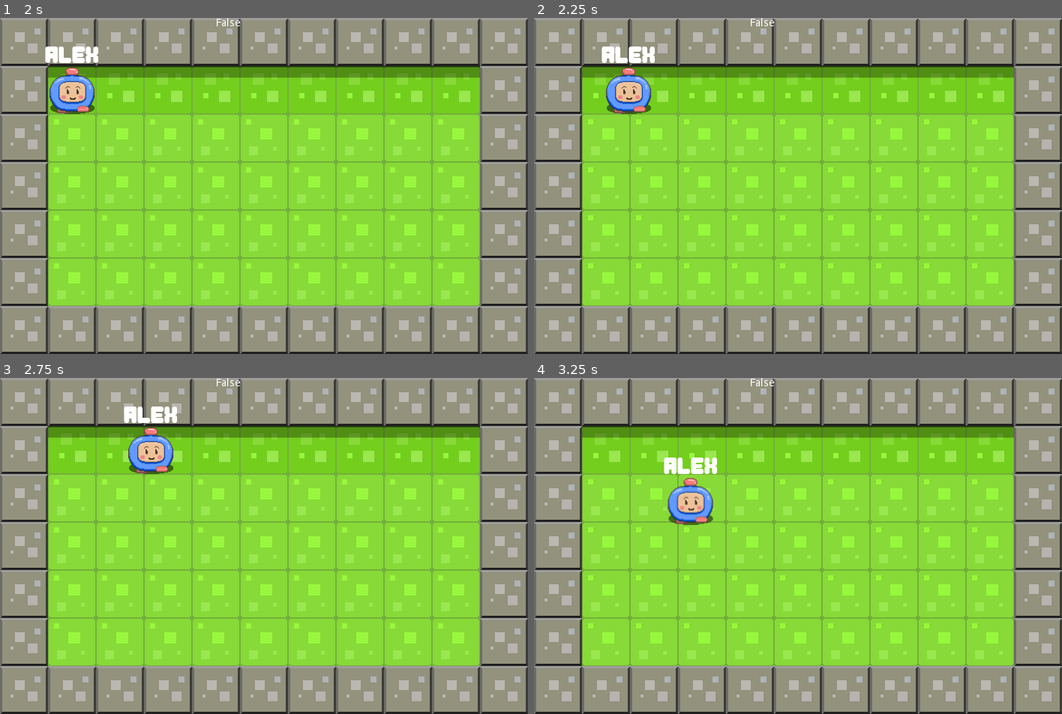
Above: before the commit, frames 1-4 (two rows, left to right).
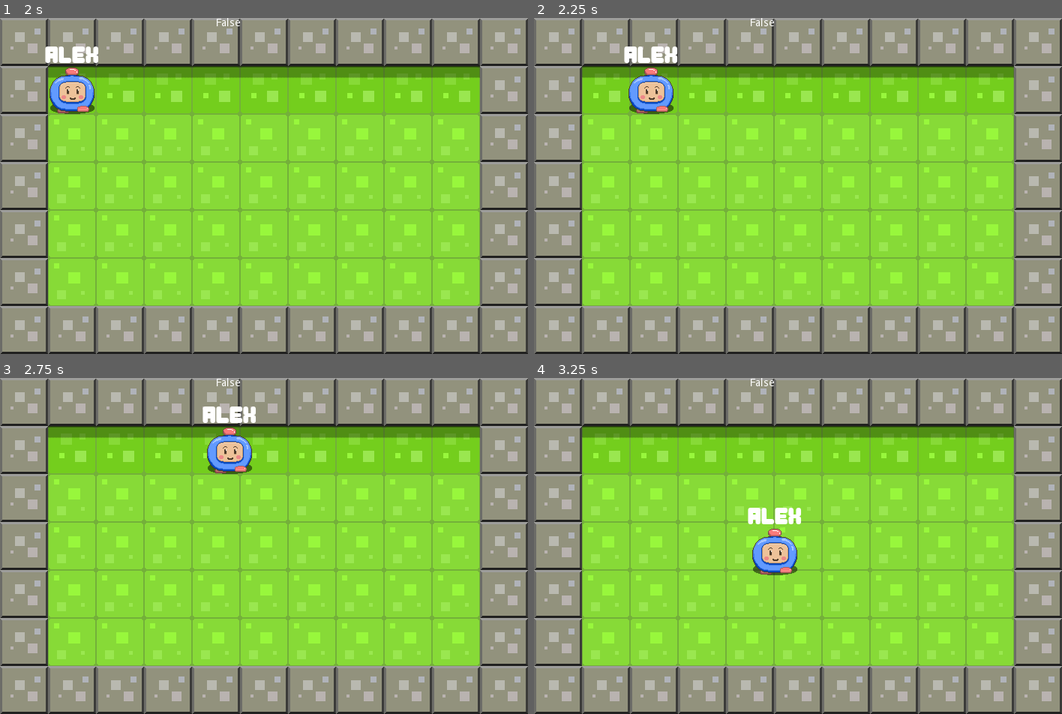
Above: after the commit, the same moments.

Repository: SoloCodeNet/simple_multi
Game: Godot game, scene res://prefabs/master_scene.tscn
Two runs of this game, one before a commit and one after it. Both use one fixed random seed, a clock stepped at 60 frames per second and the inputs below.
Inputs (mouse positions are in pixels of both pictures, inside the frame that each line leads up to):
- Up to frame 1 (2 s): click (264, 169) at 0.52 s; type "Alex" at 0.6 s; click "create host" at 1.25 s
- Up to frame 2 (2.25 s): tap Enter (ui_accept) at 2, 2.1 s; hold Right (ui_right) from 2.03 s (still down)
- Up to frame 3 (2.75 s): keep holding Right (ui_right); tap Enter (ui_accept) at 2.27, 2.57 s
- Up to frame 4 (3.25 s): release Right (ui_right) at 2.78 s; hold Down (ui_down) from 2.78 s (still down); tap Enter (ui_accept) at 2.85, 3.02 s

Frame 1 is identical in both runs. In frame 2, 1.9% of the frame differs, in the area x 12-28%, y 8-29%; in frame 3, 2.6%; in frame 4, 2.6%, in the area x 24-51%, y 23-59%.

Commit message:
first stage bomb

Diff:
--- /dev/null
+++ b/prefabs/bomb.tscn
@@ -0,0 +1,46 @@
+[gd_scene load_steps=9 format=2]
+
+[ext_resource path="res://assets/spritesheet_modif.png" type="Texture" id=1]
+[ext_resource path="res://scripts/bomb.gd" type="Script" id=2]
+
+[sub_resource type="AtlasTexture" id=1]
+atlas = ExtResource( 1 )
+region = Rect2( 0, 64, 64, 64 )
+
+[sub_resource type="AtlasTexture" id=2]
+atlas = ExtResource( 1 )
+region = Rect2( 64, 64, 64, 64 )
+
+[sub_resource type="AtlasTexture" id=3]
+atlas = ExtResource( 1 )
+region = Rect2( 128, 64, 64, 64 )
+
+[sub_resource type="AtlasTexture" id=4]
+atlas = ExtResource( 1 )
+region = Rect2( 192, 64, 64, 64 )
+
+[sub_resource type="SpriteFrames" id=5]
+animations = [ {
+"frames": [ SubResource( 1 ), SubResource( 2 ), SubResource( 3 ), SubResource( 4 ) ],
+"loop": true,
+"name": "default",
+"speed": 15.0
+} ]
+
+[sub_resource type="CircleShape2D" id=6]
+radius = 16.0
+
+[node name="bomb" type="Area2D"]
+script = ExtResource( 2 )
+
+[node name="AnimatedSprite" type="AnimatedSprite" parent="."]
+frames = SubResource( 5 )
+playing = true
+
+[node name="CollisionShape2D" type="CollisionShape2D" parent="."]
+shape = SubResource( 6 )
+
+[node name="Timer" type="Timer" parent="."]
+wait_time = 2.0
+one_shot = true
+[connection signal="timeout" from="Timer" to="." method="_on_Timer_timeout"]
--- /dev/null
+++ b/scripts/bomb.gd
@@ -0,0 +1,11 @@
+extends Area2D
+
+var from_player=null
+
+
+# Called when the node enters the scene tree for the first time.
+func _ready() -> void:
+	$Timer.start()
+
+func _on_Timer_timeout() -> void:
+	queue_free()
--- a/scripts/player.gd
+++ b/scripts/player.gd
@@ -1,10 +1,11 @@
 extends KinematicBody2D
-
-var speed := 150.0
+onready var _bomb = preload("res://prefabs/bomb.tscn")
+var speed := 300.0
 var dir   := Vector2.ZERO
 var vel   := Vector2.ZERO
 var id=0
-var pl_name =""
+var pl_name : =""
+var action  :=false
 
 func init(_id:int, _name:String, _pos:Vector2):
 	id = _id
@@ -21,6 +22,8 @@
 			Input.get_action_strength("ui_right") - Input.get_action_strength("ui_left"),
 			Input.get_action_strength("ui_down")  - Input.get_action_strength("ui_up")
 		).normalized()
+		if Input.is_action_just_pressed("ui_accept"):
+			rpc("setup_bomb", "toto", position, id)
 		vel = dir * speed
 		vel = move_and_slide(vel, Vector2.UP)
 		rpc("update_position",position)
@@ -28,3 +31,12 @@
 
 remote func update_position(pos):
 	position = pos
+
+sync func setup_bomb(bomb_name, pos, by_who)->void:
+	var b = _bomb.instance()
+	b.set_name(bomb_name)
+	get_parent().add_child(b)
+	b.position = pos
+	b.from_player = by_who
+
+	pass
